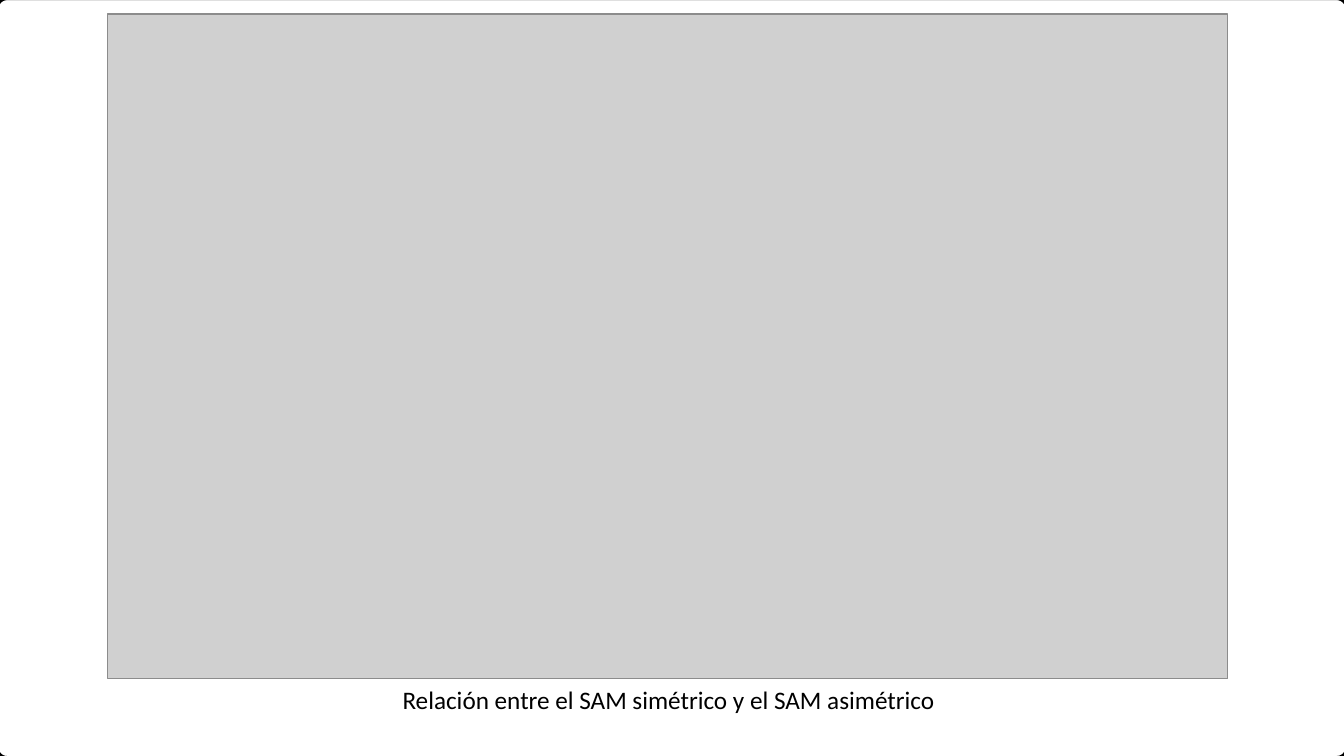
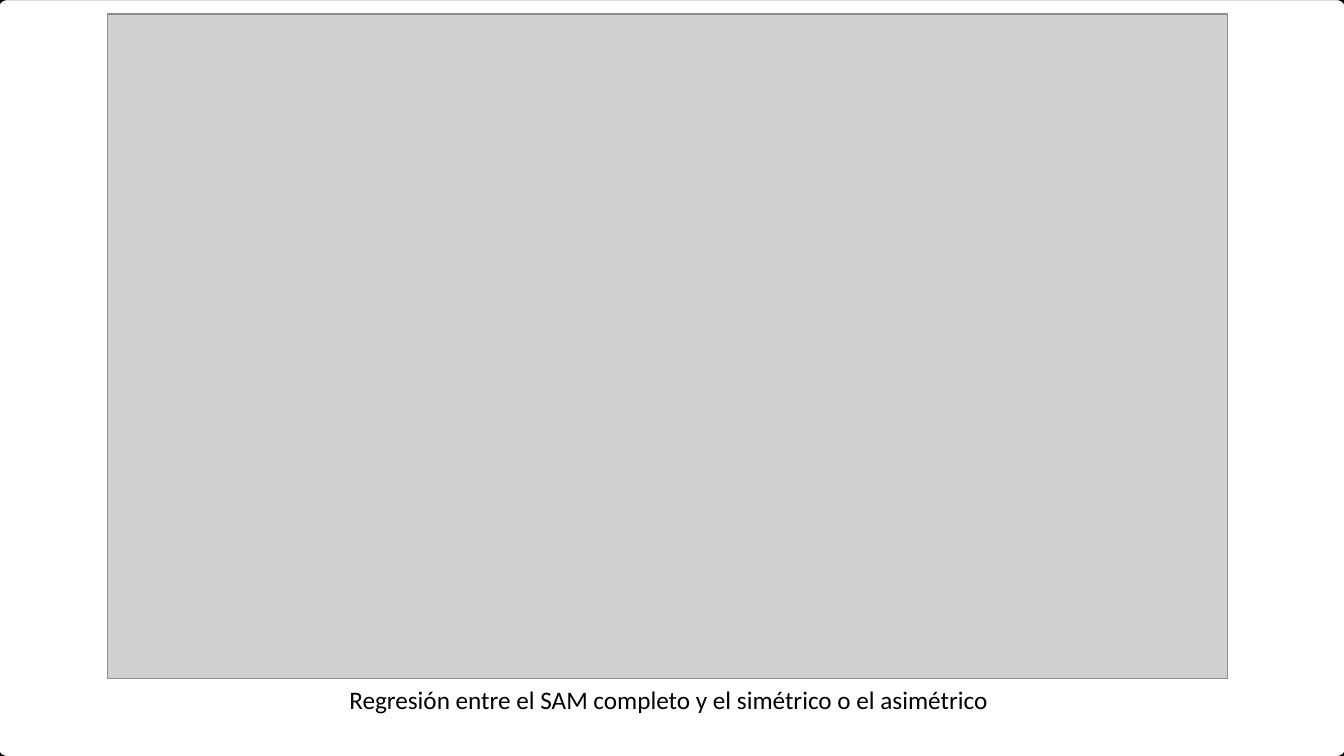
Before and after one commit to eliocamp/onda3, a slide deck: slide 27 of 26-SAM_asim.pptx (slide 15 before the commit). Drawn at 1344x756 pixels with LibreOffice and Linux fonts; fonts in the diff are those of the drawing; grey boxes stand for pictures. Boxes give left, top, right and bottom in pixels: in the first picture for what was removed or moved away, otherwise in the second. Text is boxed around its words. In the diff, an @@ line names an element or a change of style, - is before the commit and + after.

```diff
--- a/26-SAM_asim.pptx
+++ b/26-SAM_asim.pptx
@@ text at [349, 691, 987, 714]: text changed @@
-Relación entre el SAM simétrico y el SAM asimétrico
+Regresión entre el SAM completo y el simétrico o el asimétrico
```
Also in this commit, not shown: 5 other slides changed, 16 slides added, 1 slide removed, 3 other files.
